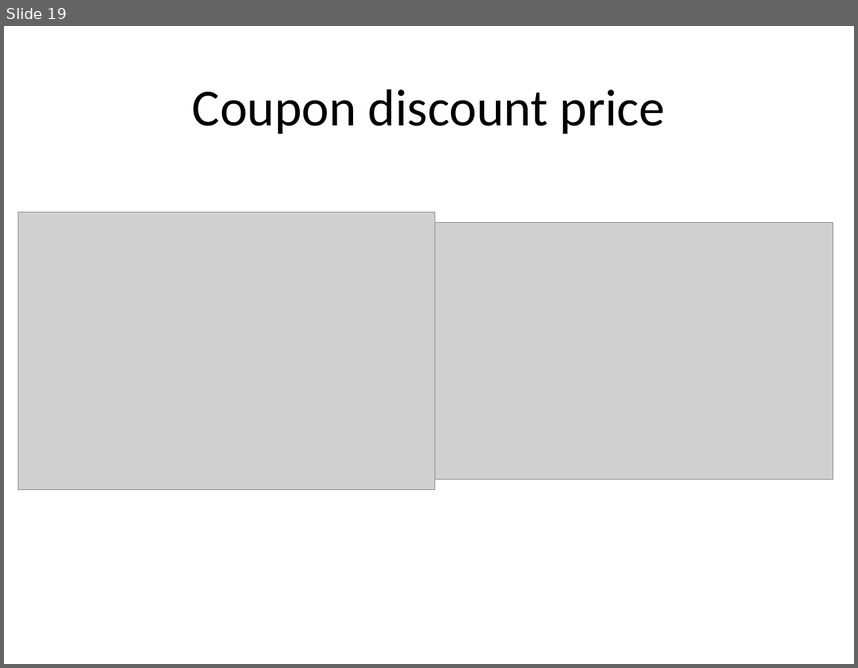
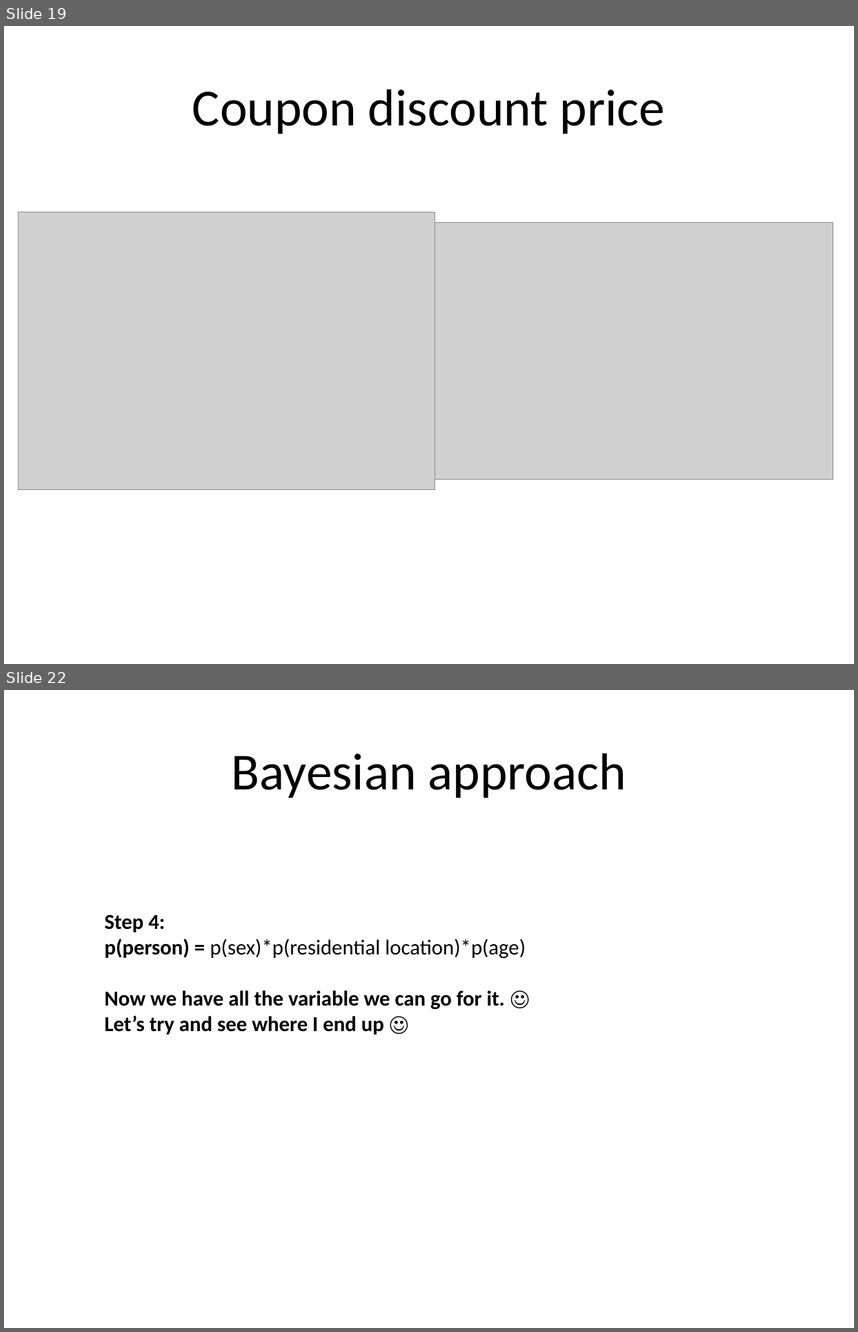
Before and after one commit to rkrtiwari/ponpare, a slide deck: exploratory_analysis.pptx. Shown one above the other, each under a label of ours: slide 19 before the commit, slides 19 and 22 after it; the slides between them are not shown. The pictures are 858x668 and 858x1332 pixels, drawn with LibreOffice and Linux fonts; fonts in the diff are those of the drawing; grey boxes stand for pictures. Boxes give left, top, right and bottom in pixels: in the first picture for what was removed or moved away, otherwise in the second. Text is boxed around its words. In the diff, an @@ line names an element or a change of style, - is before the commit and + after.

Commit message:
added bayesian implementation detail

```diff
--- a/exploratory_analysis.pptx
+++ b/exploratory_analysis.pptx
@@ slide 22 added at <box>4,690,854,1328</box>, background #FFFFFF @@
@@ title added at <box>231,753,626,798</box>, 44 pt, text #000000 @@
+Bayesian approach
@@ text added at <box>105,914,526,1034</box>, 18 pt, text #000000, bold @@
+Step 4:
+p(person) = p(sex)*p(residential location)*p(age)
+Now we have all the variable we can go for it. ☺
+Let’s try and see where I end up ☺
```
Also in this commit, not shown: 4 other slides added.
